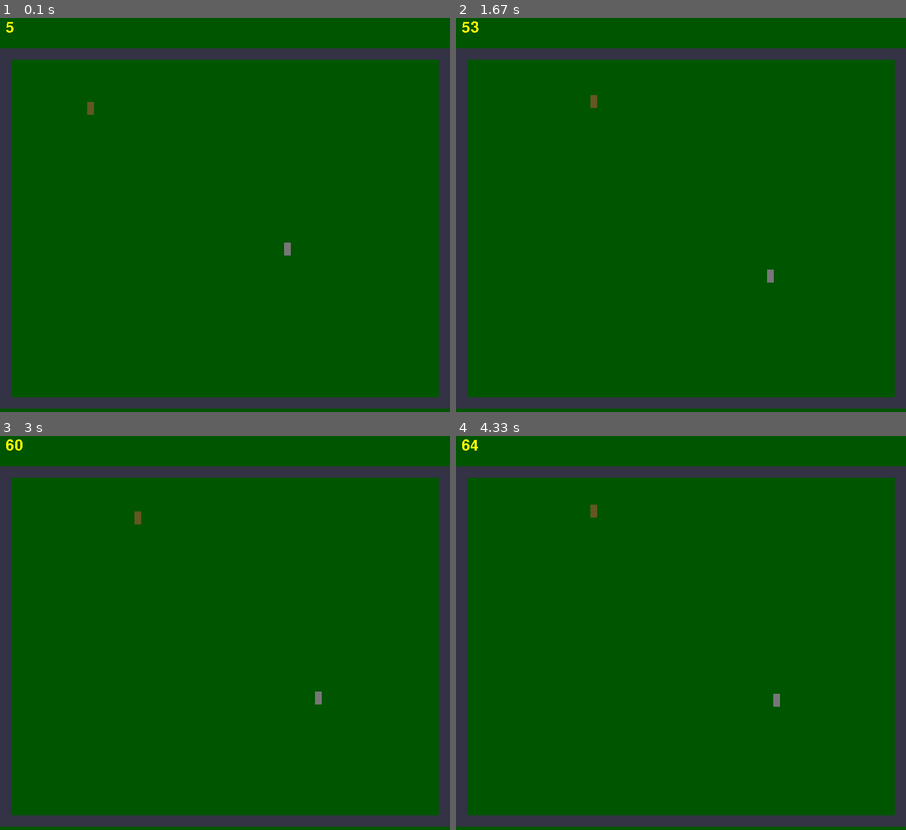
Above: before the commit, frames 1-4 (two rows, left to right).
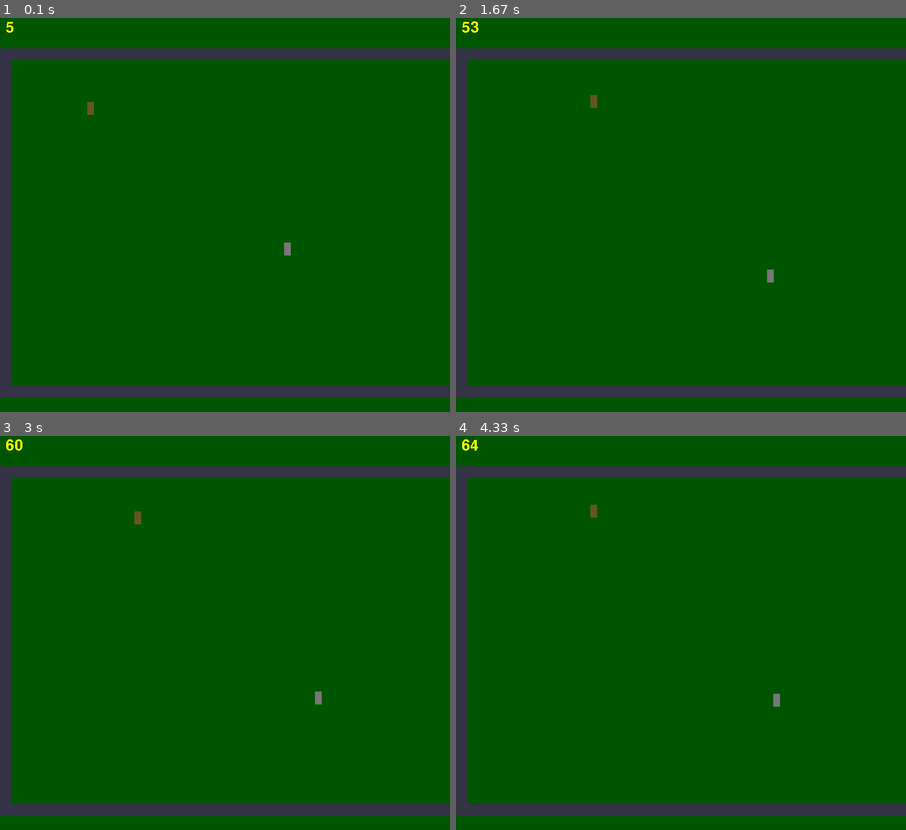
Above: after the commit, the same moments.

Repository: AlexFrundin/pocker_one
Game: pygame game, started from Tamagochi/pygame_fieldgame.py
Two runs of this game, one before a commit and one after it. Both use one fixed random seed, a clock stepped at 60 frames per second and the inputs below.
Inputs:
- Up to frame 1 (0.1 s): no input
- Up to frame 2 (1.67 s): hold Right 0.33-0.8 s; hold Up 0.83-1.13 s; tap Space at 0.9 s
- Up to frame 3 (3 s): no input
- Up to frame 4 (4.33 s): hold Up 3-3.37 s; tap Space at 3.07 s

The runs differ from the first frame. In frame 1, 7.6% of the frame differs, in the area x 0-100%, y 10-100%; in frame 2, 7.6%; in frame 3, 7.6%; in frame 4, 7.6%.

Commit message:
добавлена камера

Diff:
--- /dev/null
+++ b/Tamagochi/DZ_Python_advance_test.py
@@ -0,0 +1,38 @@
+# coding: utf-8
+class Tamagochi:
+    def __init__(self, name, gender):
+        self.__name=name
+        self.__gender=gender
+        self.__age=0
+        self.__hunger=100
+        self.__thirst=100
+        self.__myName=name
+
+    def __str__(self):
+        return "Name: {}, Age: {}, Gender: {}".format(self.__name, self.__age,
+             'Man' if self.__gender else 'Woman')
+
+    def __getAge(self):
+        return self.__age
+
+    def __setAge(self, age):
+        if self.__age<age:
+            self.__age=age
+
+    def __getHunger(self):
+        return self.__hunger
+
+    def Feed(self,value):
+        self.__hunger+=value
+        if self.__hunger>100:
+            self.__hunger=100
+
+    StreamLife=property(__getAge,__setAge)
+    Hungry=property(__getHunger)
+    Thirst=property()
+
+
+son=Tamagochi("Anna", False)
+print(son.Hungry)
+son.Feed(-10)
+print(son.Hungry)
--- /dev/null
+++ b/Tamagochi/pygame_camers.py
@@ -0,0 +1,25 @@
+from pygame_fieldgame import *
+from pygame import *
+WIN_W=800
+WIN_H=740
+class  Camera(object):
+    def __init__(self, camera_func,width, height):
+        self.camera_func=camera_func
+        self.state=Rect(0,0,width,height)
+
+    def apply(self,target):
+        return target.rect.move(self.state.topleft)
+
+    def update(self,target):
+        self.state=self.camera_func(self.state, target.rect)
+
+def camera_configure(camera, target_rect):
+    l, t, _, _ =target_rect
+    _, _, w, h = camera
+    l, t=-l+WIN_W/2, -t + WIM_H/2
+
+    l=min(0,l)
+    l=max(-(camera.width-WIN_W), l)
+    t=max(-(camera.height-WIN_H), t)
+    t=min(0,t)
+    return Rect(l,t,w,h)
--- a/Tamagochi/pygame_fieldgame.py
+++ b/Tamagochi/pygame_fieldgame.py
@@ -2,6 +2,7 @@
 from pygame_block import *
 from pygame_enemy import *
 from pygame_name import *
+import pygame_camers
 import pygame
 from pygame.locals import *
 import os
@@ -19,12 +20,12 @@
     field=pygame.Surface((WIN_W,WIM_H))
     field.fill(pygame.Color(BACKGROUND_COLOR))
 
-    one=Tamagochi("Ster",155,155)
+    one=Tamagochi("Hero",155,155)
 
     left=right=False
     up=down=False
     name_font=Name(one,10,10)
-    two=Enemy("asd",500,400)
+    two=Enemy("Enemy",500,400)
 
     all_object=pygame.sprite.Group()
     all_object.add(name_font)
@@ -35,15 +36,15 @@
     all_object.add(two)
 
     str_all="-"*40
-    str_bend="-"+" "*38+"-"
-    str_space=" "*40
+    str_bend="-"+" "*78+"-"
+    str_space=" "*80
     level=[
             str_space,
             str_space,
             str_space,
             str_all,
             str_bend,str_bend,str_bend,str_bend,str_bend,str_bend,str_bend,str_bend,str_bend,str_bend,
-            str_bend,str_bend,str_bend,str_bend,str_bend,str_bend,str_bend,str_bend,str_bend,str_bend,
+            str_bend,str_bend,str_bend,str_bend,str_bend,str_bend,str_bend,str_bend,str_bend,
             str_bend,str_bend,str_bend,str_bend,str_bend,str_bend,str_bend,str_bend,str_bend,str_bend,
             str_all
     ]
@@ -64,6 +65,17 @@
 
     done=True
     pause=False
+
+
+
+    total_level_width=len(level[0])*BLOCK_W
+    total_level_height=len(level)*BLOCK_H
+
+    print(total_level_width)
+    print(total_level_height)
+
+    camera=pygame_camers.Camera(pygame_camers.camera_configure,total_level_width,total_level_height)
+
     while done:
         timer.tick(60)
         for event in pygame.event.get():
@@ -100,11 +112,20 @@
                 right=False
 
         display_game.blit(field,(0,0))
-        one.update(left, right,up,down,all_block)
+        #one.update(left, right,up,down,all_block)
+        camera.update(one)
+
         one.setTime()
+
         name_font.update(one)
         two.update(one,all_block)
-        all_object.draw(display_game)
+        #camera.update(one)
+        one.update(left, right,up,down,all_block)
+
+        for e in all_object:
+
+            display_game.blit(e.image, camera.apply(e))
+        #all_object.draw(display_game)
 
         #display_game.blit()
 
